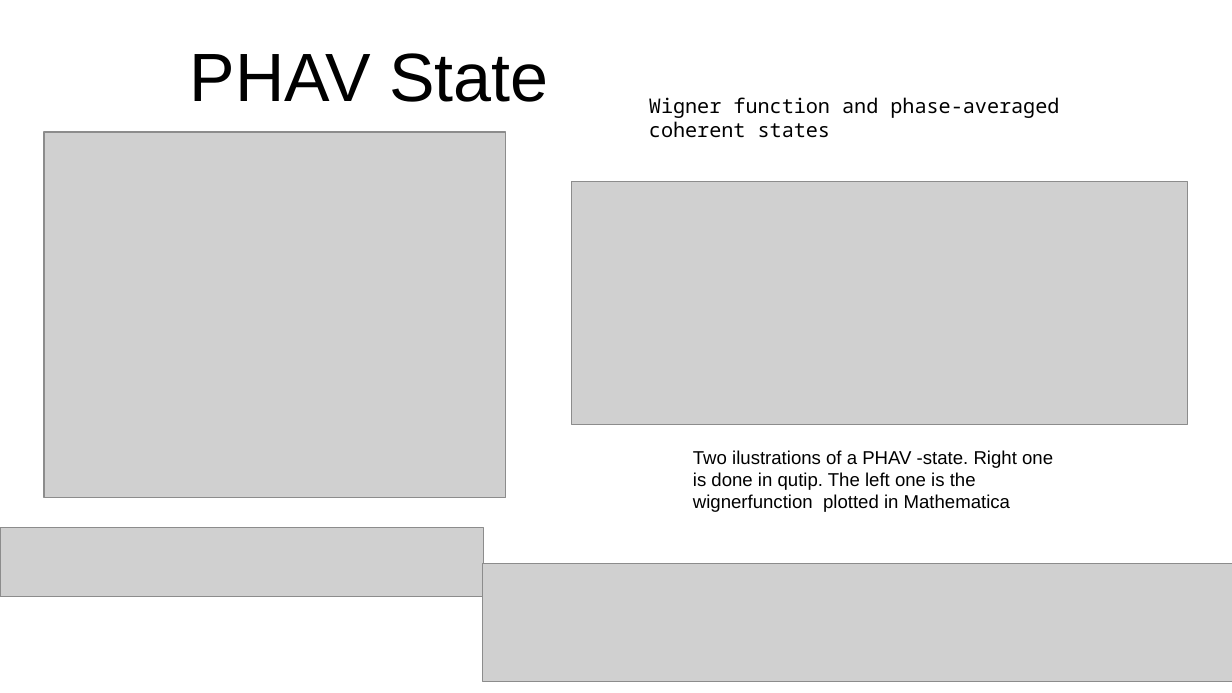
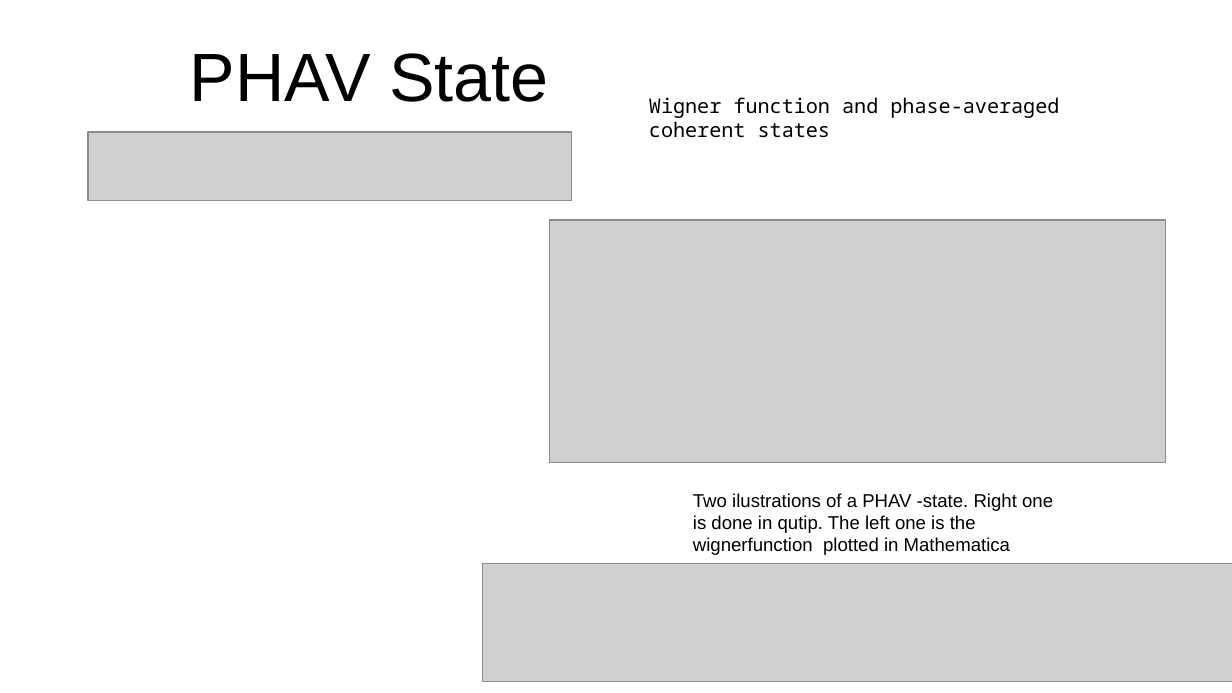
Before and after one commit to SanderStammbach/Sanders-Studium, a slide deck: slide 9 of Master-Projekt/Vortrag.odp (slide 8 before the commit). Drawn at 1232x693 pixels with LibreOffice and Linux fonts; fonts in the diff are those of the drawing; grey boxes stand for pictures; background and template pictures are left out. Boxes give left, top, right and bottom in pixels: in the first picture for what was removed or moved away, otherwise in the second. Text is boxed around its words. In the diff, an @@ line names an element or a change of style, - is before the commit and + after.

```diff
--- a/Master-Projekt/Vortrag.odp
+++ b/Master-Projekt/Vortrag.odp
@@ picture: place and size @@
-picture at (44,132,505,497)
+picture at (88,132,572,201)
@@ picture: place and size @@
-picture at (572,182,1188,425)
+picture at (550,220,1166,463)
@@ text "Two ilustrations of a PHAV ...": place and size @@
-text "Two ilustrations of a PHAV ..." at (693,450,1053,512)
+text "Two ilustrations of a PHAV ..." at (693,493,1053,555)
@@ picture removed at (0,528,484,597) @@
```
Also in this commit, not shown: 7 other slides changed, 4 slides added, 2 slides removed, 9 other files.
